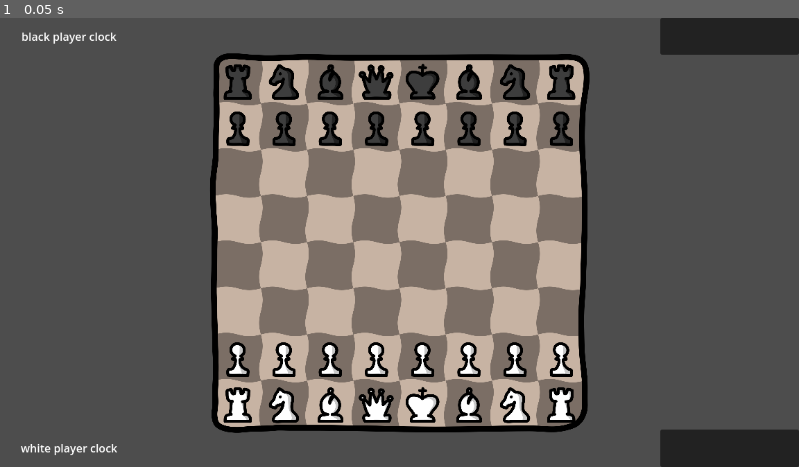
Above: before the commit, frame 1.
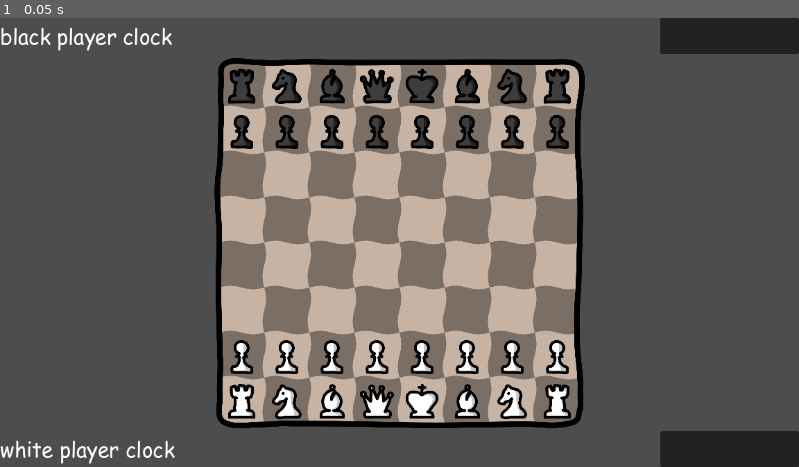
Above: after the commit, the same moment.

Repository: Empika1/DrunkChess
Game: Godot game, scene res://Scenes/Game.tscn
Same seed, same stepped clock (60 frames per second), same inputs: the game is played once before the commit and once after it.
Inputs:
- Up to frame 1 (0.05 s): no input

The runs differ from the first frame. In frame 1, 13% of the frame differs, in the area x 0-100%, y 2-100%.

Commit message:
comic sand

Diff:
--- /dev/null
+++ b/Fonts/new_label_settings.tres
@@ -0,0 +1,8 @@
+[gd_resource type="LabelSettings" load_steps=2 format=3 uid="uid://c20ftb7egkx3q"]
+
+[ext_resource type="FontFile" uid="uid://cb86t7rteqkst" path="res://Fonts/COMICSANS.TTF" id="1_lg68u"]
+
+[resource]
+font = ExtResource("1_lg68u")
+font_size = 45
+font_color = Color(0, 0, 0, 1)
--- a/Images/BoardBorder.svg
+++ b/Images/BoardBorder.svg
@@ -3,5 +3,5 @@
 	<style>
 		.s0 { fill: none;stroke: #000000;stroke-linecap: round;stroke-linejoin: round;stroke-width: 32 }
 	</style>
-	<path id="Layer 32" fill-rule="evenodd" class="s0" d="m64.9 …(465 unchanged characters)… 8 237.1 0 26.6-0.8 53.4 0 80.1 0.7 22.9 0.4 36.5-7 59.5-7.6 23.6-23.6 55-60.4 68.6-92.6 34.5-144.5 15.9-239.5 15.9-173.6 0-346.8 6-520.5 6-214.3 0-428.2-9 …(384 unchanged characters)…
+	<path id="Layer 32" fill-rule="evenodd" class="s0" d="m64.9 …(465 unchanged characters)… 8 237.1 0 26.6-0.8 53.4 0 80.1 0.7 22.9 2.5 47.1-4.9 70.1-7.6 23.6 3.1 57.4-58.8 69.9-96.9 19.7-148.2 4-243.2 4-173.6 0-346.8 6-520.5 6-214.3 0-428.2-9 …(384 unchanged characters)…
 </svg>
--- a/Scenes/Game.tscn
+++ b/Scenes/Game.tscn
@@ -1,5 +1,6 @@
-[gd_scene load_steps=16 format=3 uid="uid://cudne81ew8j5r"]
+[gd_scene load_steps=17 format=3 uid="uid://cudne81ew8j5r"]
 
+[ext_resource type="Theme" uid="uid://bhkvphjy5bskn" path="res://Themes/Main.tres" id="1_gldiy"]
 [ext_resource type="Script" path="res://Scripts/UI/BoardHolder.gd" id="1_nri7l"]
 [ext_resource type="Texture2D" uid="uid://ypsrekatbbsx" path="res://Images/Board.svg" id="2_7sewj"]
 [ext_resource type="Script" path="res://Scripts/BoardRenderer.gd" id="2_ern7e"]
@@ -58,6 +59,8 @@
 anchor_bottom = 1.0
 grow_horizontal = 2
 grow_vertical = 2
+theme = ExtResource("1_gldiy")
+theme_override_constants/separation = 12
 
 [node name="ColorRect3" type="HBoxContainer" parent="."]
 layout_mode = 2
--- /dev/null
+++ b/Themes/Main.tres
@@ -0,0 +1,7 @@
+[gd_resource type="Theme" load_steps=2 format=3 uid="uid://bhkvphjy5bskn"]
+
+[ext_resource type="FontFile" uid="uid://cb86t7rteqkst" path="res://Fonts/COMICSANS.TTF" id="1_itxlt"]
+
+[resource]
+default_font = ExtResource("1_itxlt")
+default_font_size = 30
Binary file added: Fonts/COMICSANS.TTF
Not shown, added: Fonts/COMICSANS.TTF.import
Binary file added: Fonts/COMICSANSBOLD.TTF
Not shown, added: Fonts/COMICSANSBOLD.TTF.import
Binary file added: Fonts/COMICSANSBOLDITALIC.TTF
Not shown, added: Fonts/COMICSANSBOLDITALIC.TTF.import
Binary file added: Fonts/COMICSANSITALIC.TTF
Not shown, added: Fonts/COMICSANSITALIC.TTF.import
Not shown, changed: Images/BoardBorder.psd
